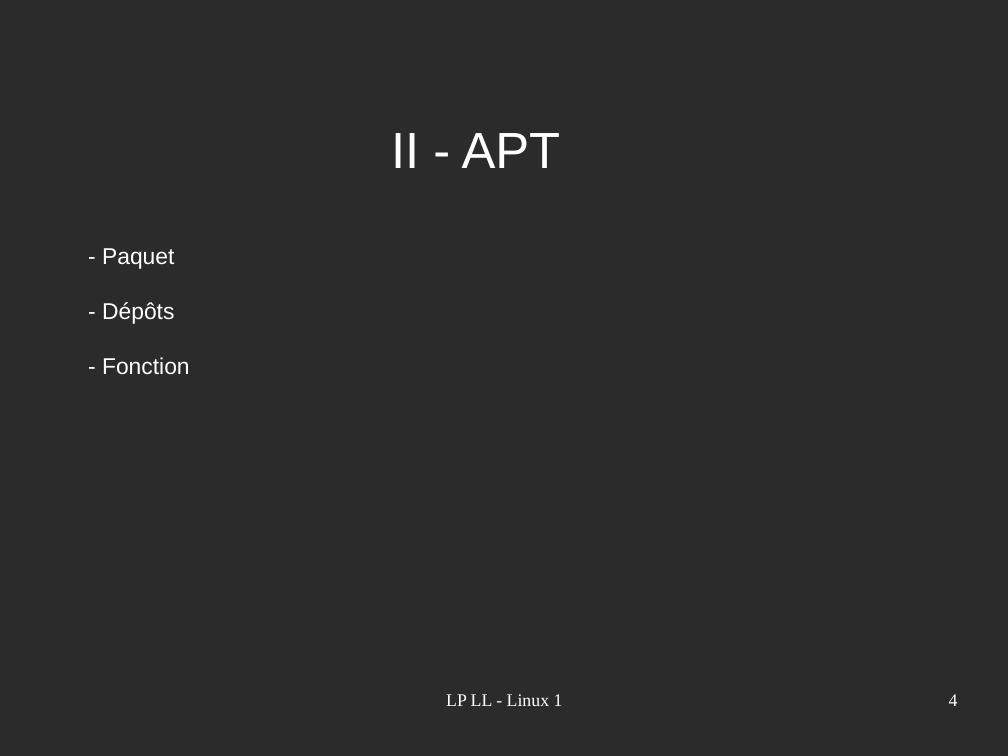
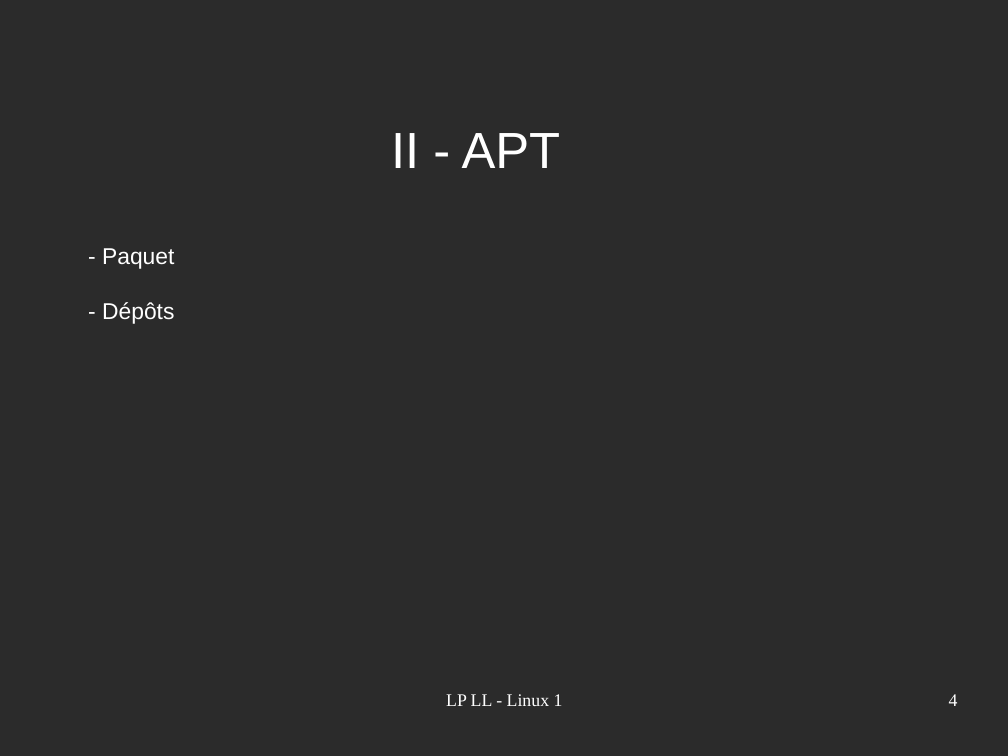
Before and after one commit to acherruau/projetlinux, a slide deck: slide 4 of Linux.odp. Drawn at 1008x756 pixels with LibreOffice and Linux fonts; fonts in the diff are those of the drawing; background and template pictures are left out; a plain dark background stands for a picture behind light text. Boxes give left, top, right and bottom in pixels: in the first picture for what was removed or moved away, otherwise in the second. Text is boxed around its words. In the diff, an @@ line names an element or a change of style, - is before the commit and + after.

Commit message:
modif

```diff
--- a/Linux.odp
+++ b/Linux.odp
@@ text at <box>102,357,190,375</box>: paragraph removed @@
-- Fonction
```
